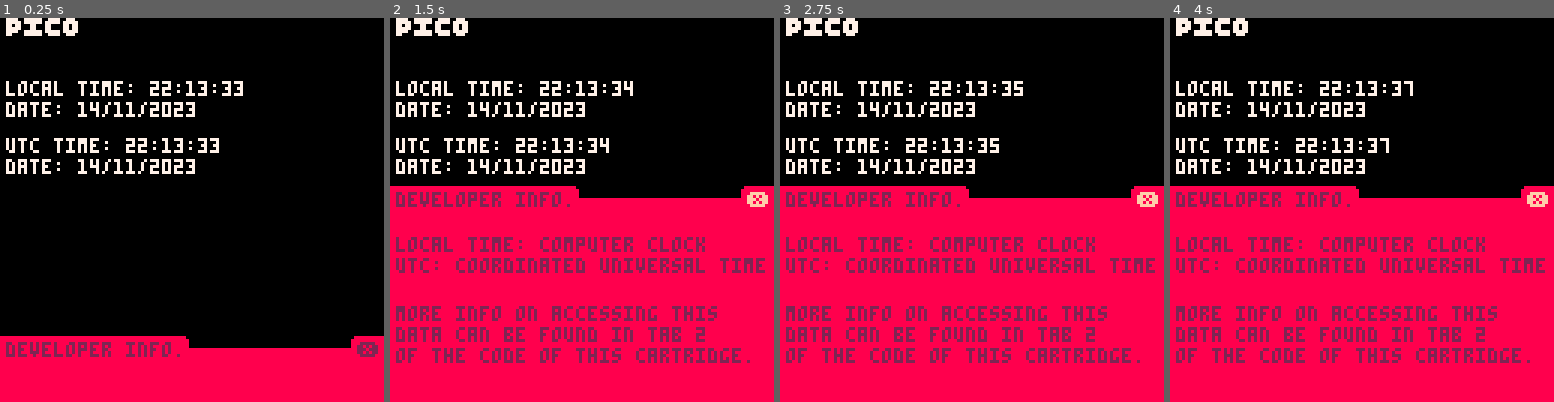
Above: before the commit, frames 1-4 (left to right).
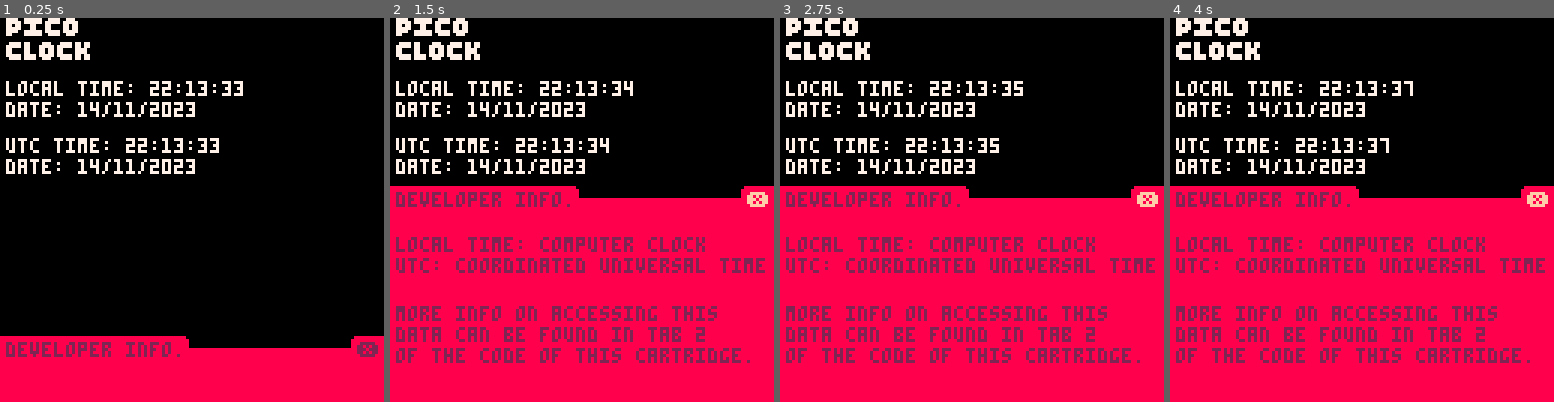
Above: after the commit, the same moments.

Repository: egordorichev/pemsa
Game: PICO-8 cartridge carts/test.p8
Two runs of this game, one before a commit and one after it. Both use one fixed random seed, a clock stepped at 60 frames per second and the inputs below.
Inputs:
- Up to frame 1 (0.25 s): no input
- Up to frame 2 (1.5 s): tap X (X key) at 1.07 s
- Up to frame 3 (2.75 s): tap X (X key) at 2.07, 2.4, 2.73 s
- Up to frame 4 (4 s): tap X (X key) at 3.07, 3.4, 3.73 s

The runs differ from the first frame. In frame 1, 0.7% of the frame differs, in the area x 1-24%, y 6-11%; in frame 2, 0.7%; in frame 3, 0.7%; in frame 4, 0.7%.

Commit message:
Fixed sspr() hanging with transparent colors

Diff:
--- a/carts/test.p8
+++ b/carts/test.p8
@@ -23,7 +23,7 @@
 function _draw()
  cls(bgcol)
  sspr(8,0,24,6,2,0)
- --sspr(8,8,28,6,2,8)
+ sspr(8,8,28,6,2,8)
 
  -- local time
  print("local time: "..stat(93)..":"..stat(94)..":"..stat(95),2,21,7)
Not shown, changed: src/pemsa/graphics/pemsa_graphics_api.cpp
